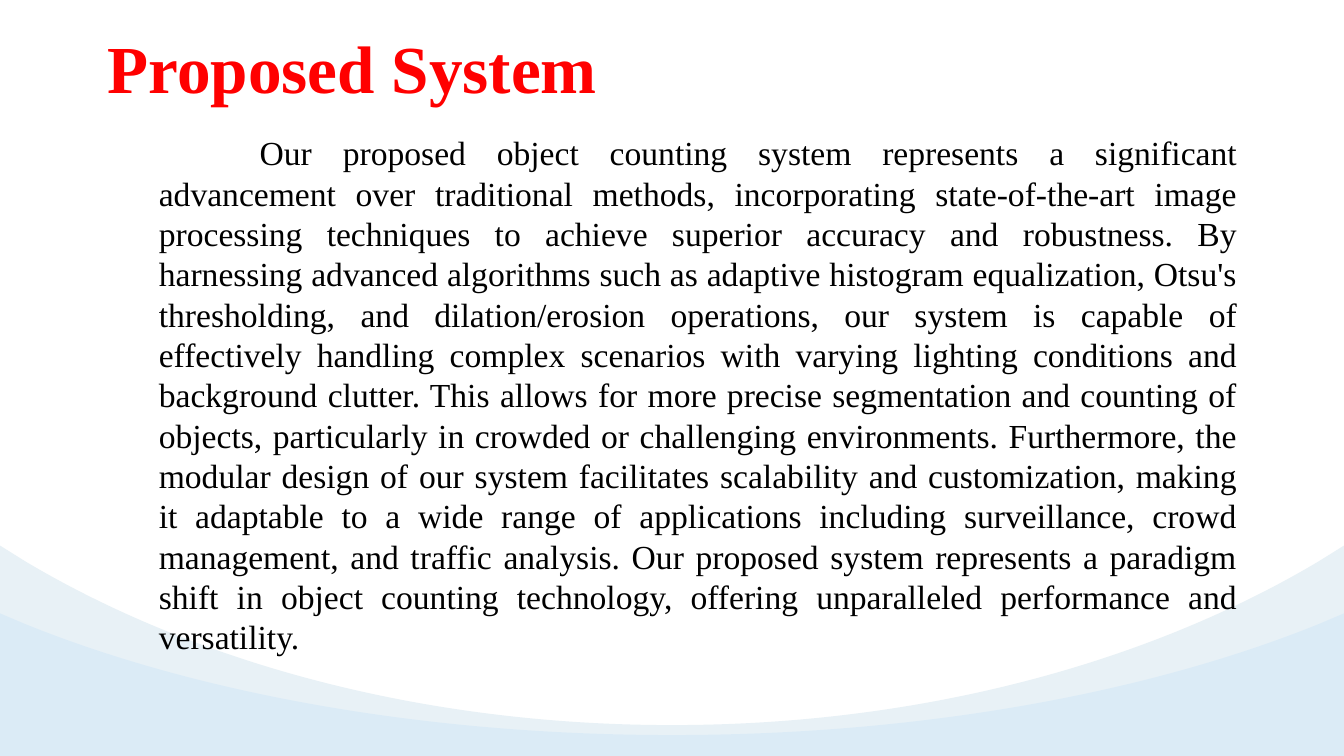
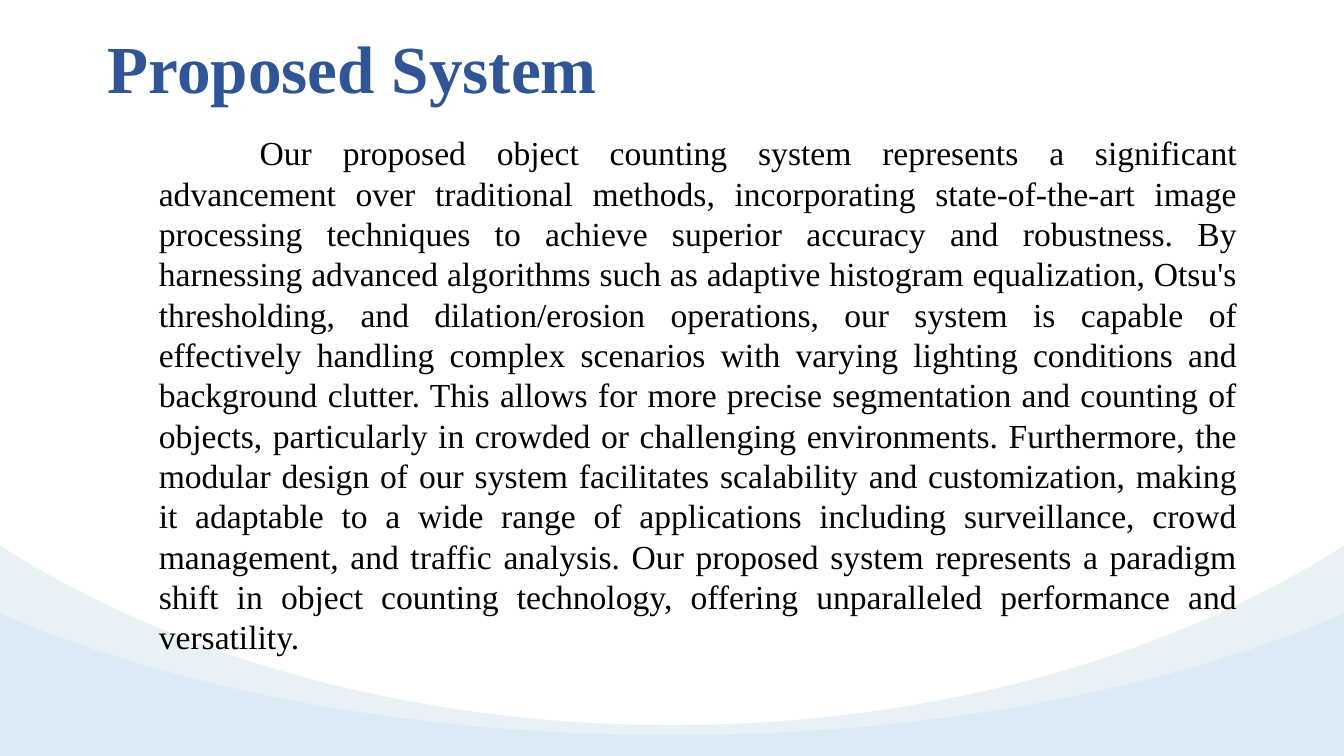
Before and after one commit to Chakrapani2122/Major-Project, a slide deck: slide 6 of Major Project.pptx. Drawn at 1344x756 pixels with LibreOffice and Linux fonts; fonts in the diff are those of the drawing. Boxes give left, top, right and bottom in pixels: in the first picture for what was removed or moved away, otherwise in the second. Text is boxed around its words. In the diff, an @@ line names an element or a change of style, - is before the commit and + after.

```diff
--- a/Major Project.pptx
+++ b/Major Project.pptx
@@ text "Proposed System" at bbox=[108, 46, 597, 105]: text colour #FF0000 to #2F5597 @@
```
Also in this commit, not shown: 5 other slides changed, 1 slide added, 1 slide removed, 15 other files.
